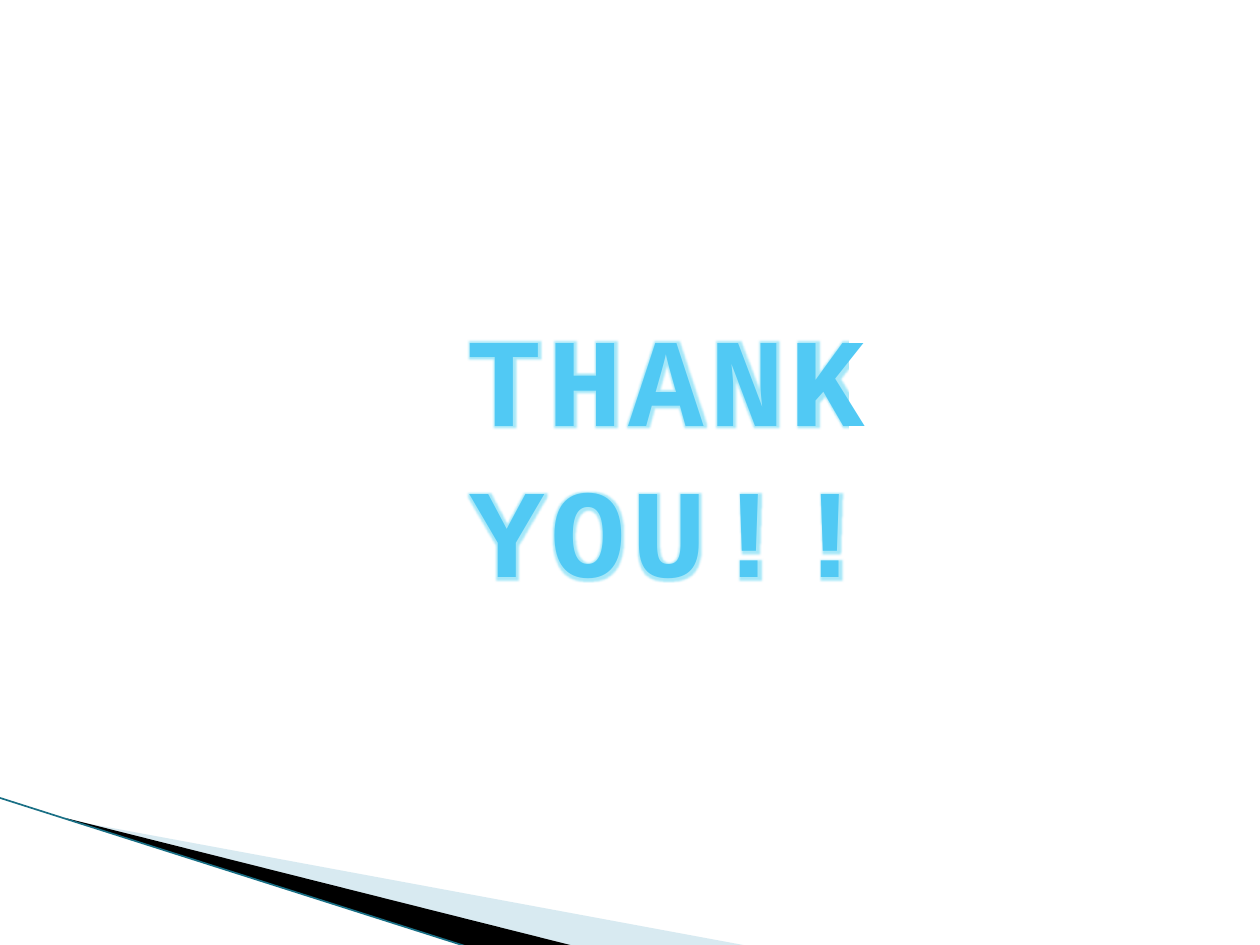
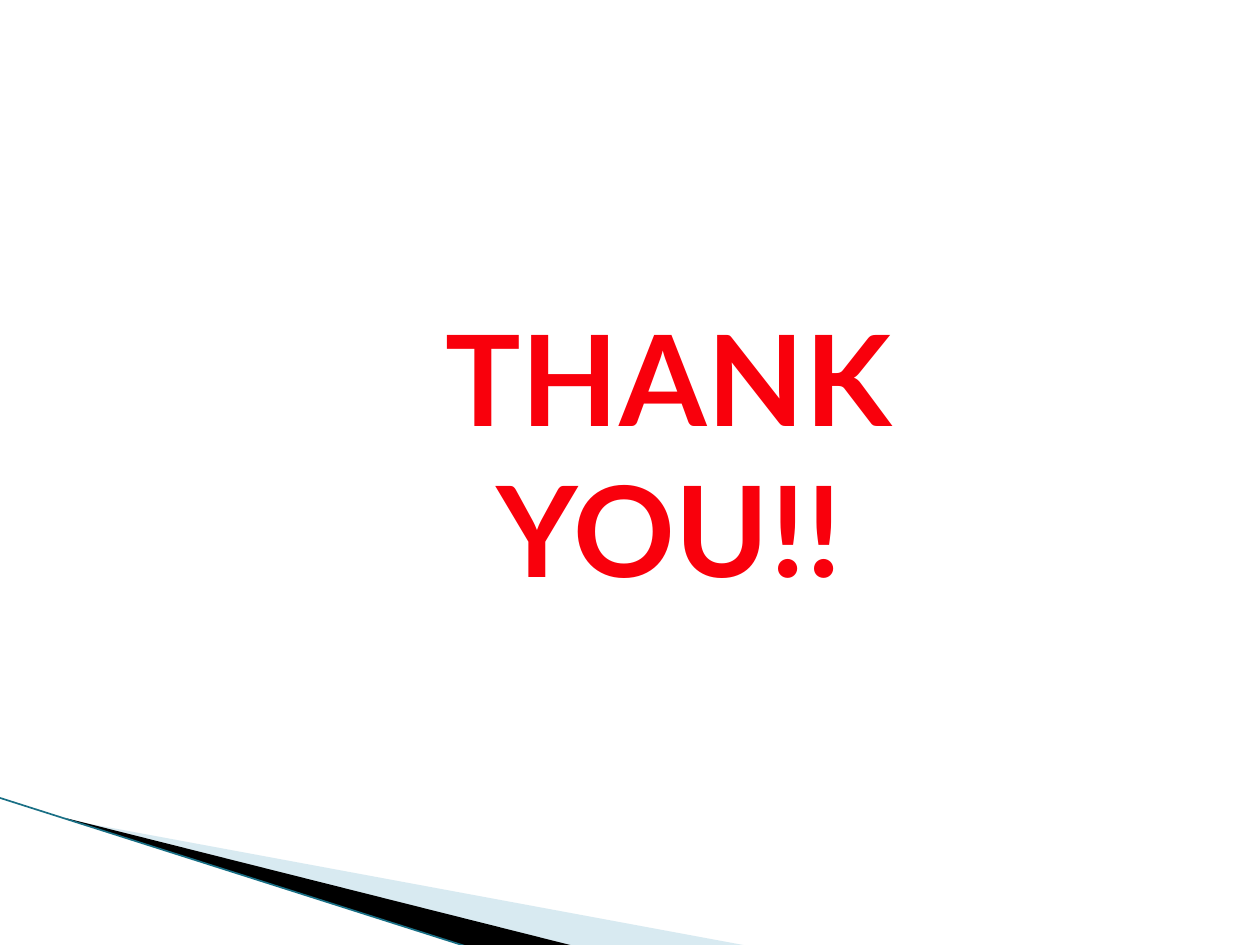
Before and after one commit to Tayyabt120/temp, a slide deck: slide 12 of How better tech could protect us from distraction.pptx (slide 13 before the commit). Drawn at 1260x945 pixels with LibreOffice and Linux fonts; fonts in the diff are those of the drawing; background and template pictures are left out. Boxes give left, top, right and bottom in pixels: in the first picture for what was removed or moved away, otherwise in the second. Text is boxed around its words. In the diff, an @@ line names an element or a change of style, - is before the commit and + after.

```diff
--- a/How better tech could protect us from distraction.pptx
+++ b/How better tech could protect us from distraction.pptx
@@ text "THANK YOU!!" at <box>445,335,892,578</box>: font Courier New to Lato, text colour gradient #52CAF4 to #0688A8 to gradient #F9000C to #B00008, letter spacing 3 to 0.5 pt, letter outline #F4F8FA 0.9 pt to none @@
```
Also in this commit, not shown: 2 other slides changed, 7 slides added, 8 slides removed.
